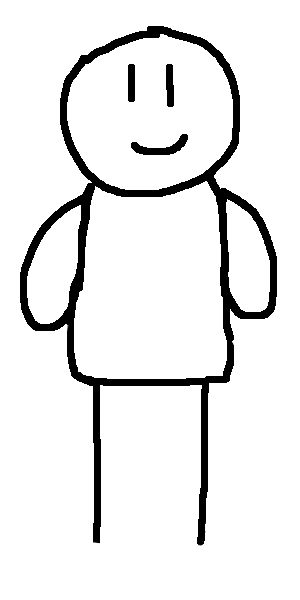
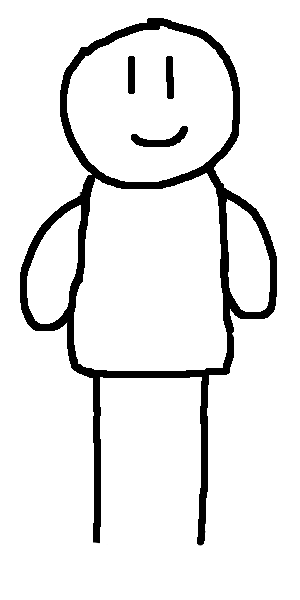
Revision of a layered 300px x 600px image; what changed, layer by layer:
painted on "player.png" over [60, 18, 240, 424]
